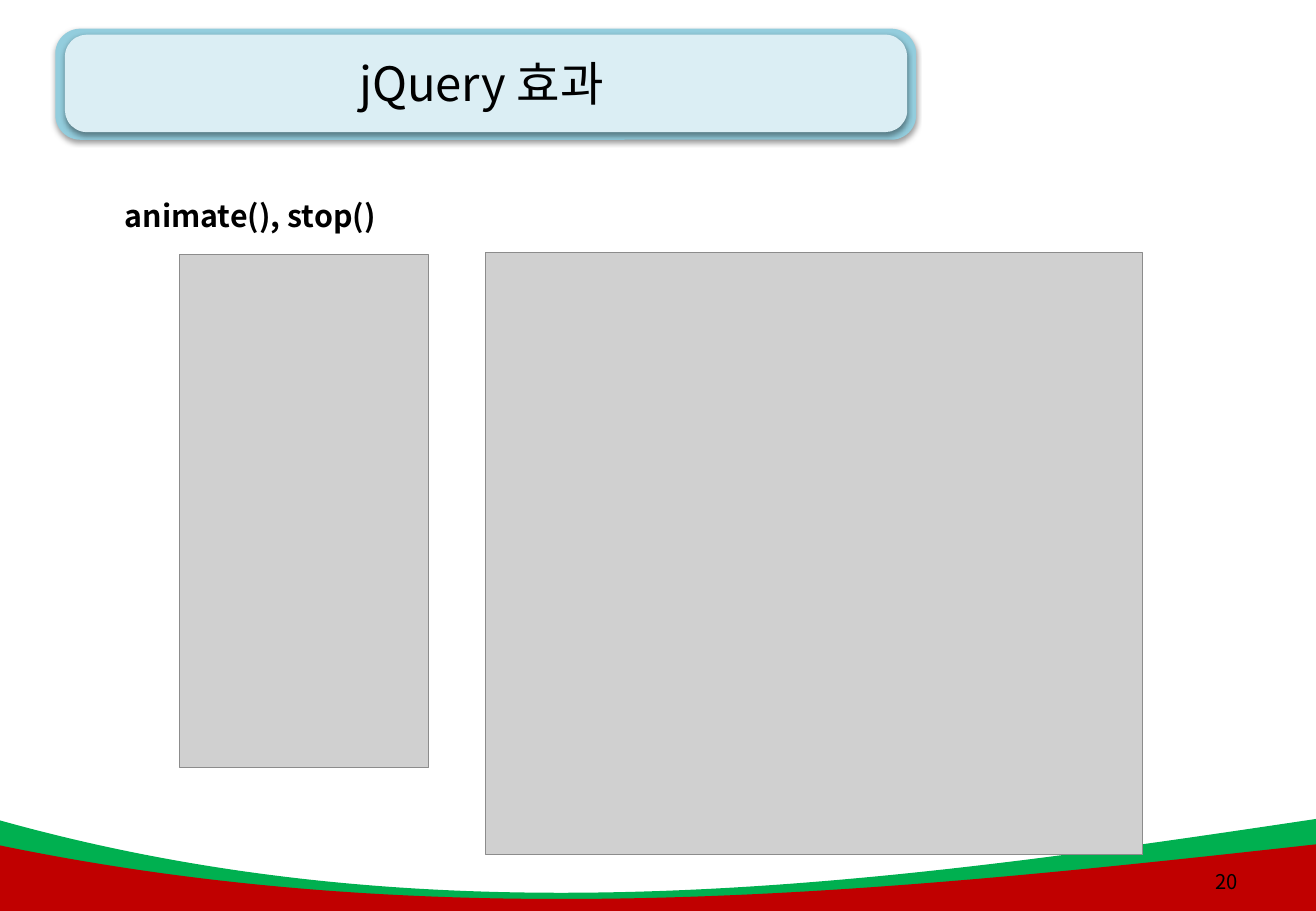
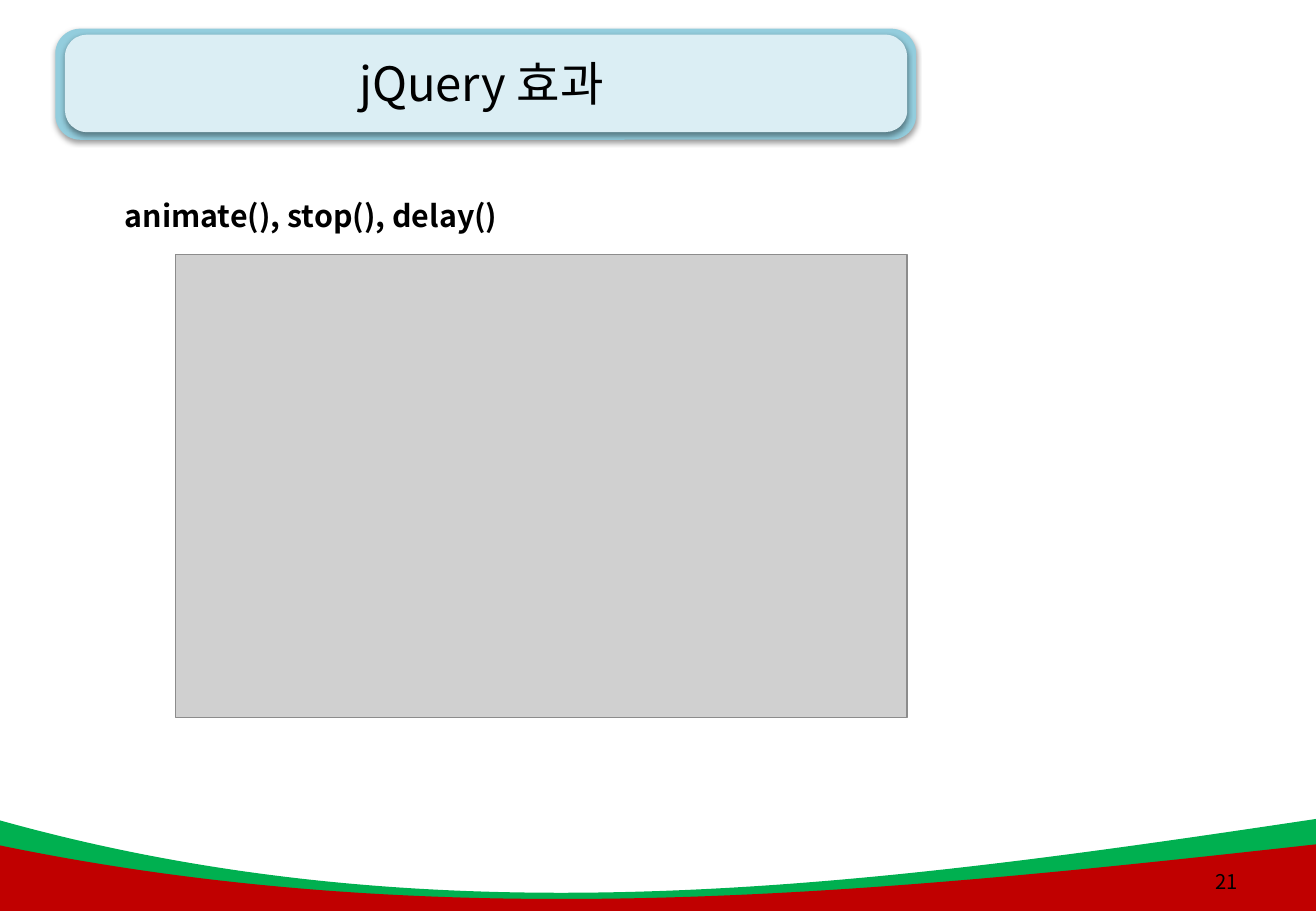
Before and after one commit to kiyongee2/green_project_web, a slide deck: slide 21 of js_ppt/10강. JQuery2 .pptx (slide 20 before the commit). Drawn at 1316x911 pixels with LibreOffice and Linux fonts; fonts in the diff are those of the drawing; grey boxes stand for pictures; background and template pictures are left out. Boxes give left, top, right and bottom in pixels: in the first picture for what was removed or moved away, otherwise in the second. Text is boxed around its words. In the diff, an @@ line names an element or a change of style, - is before the commit and + after.

```diff
--- a/js_ppt/10강. JQuery2 .pptx
+++ b/js_ppt/10강. JQuery2 .pptx
@@ text at <box>125,202,497,234</box>: text changed @@
-animate(), stop()
+animate(), stop(), delay()
@@ picture added at <box>175,255,908,718</box> @@
@@ picture removed at <box>180,255,429,769</box> @@
@@ picture removed at <box>486,253,1143,855</box> @@
@@ page number at <box>1216,874,1238,889</box>: text changed @@
-20
+21
```
Also in this commit, not shown: 4 other slides changed, 8 slides added, 4 slides removed, 57 other files.
